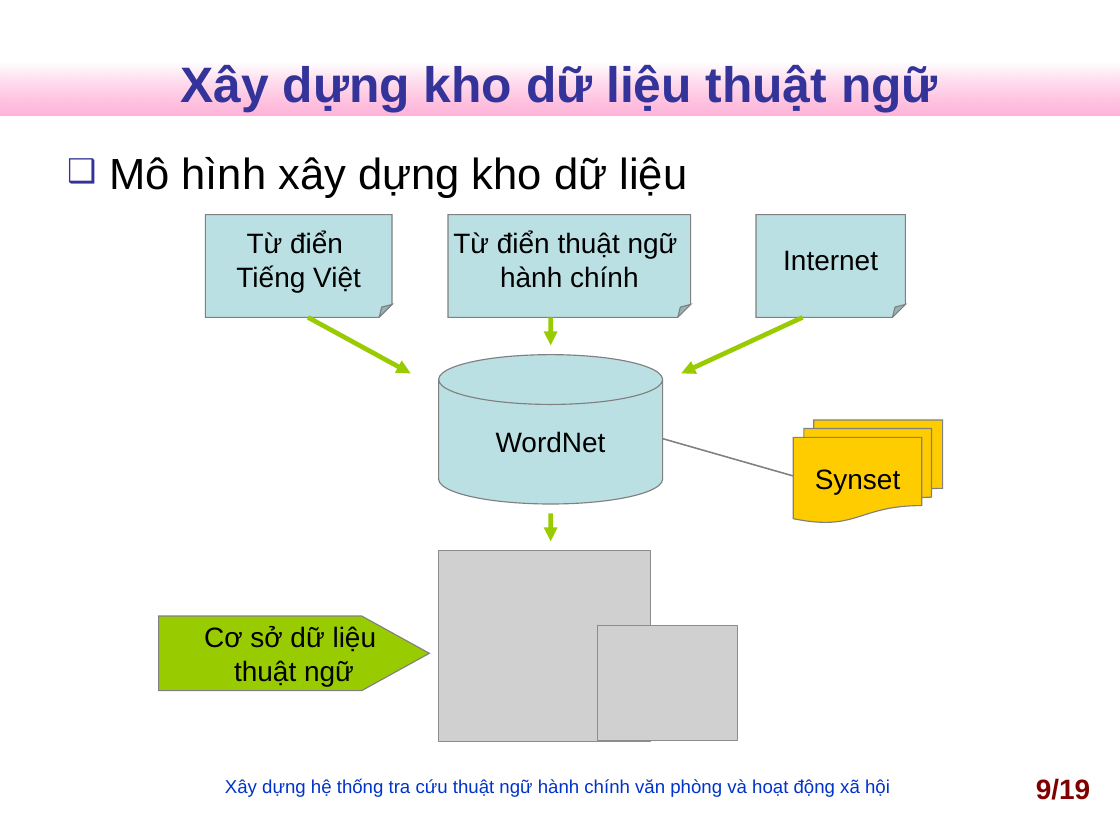
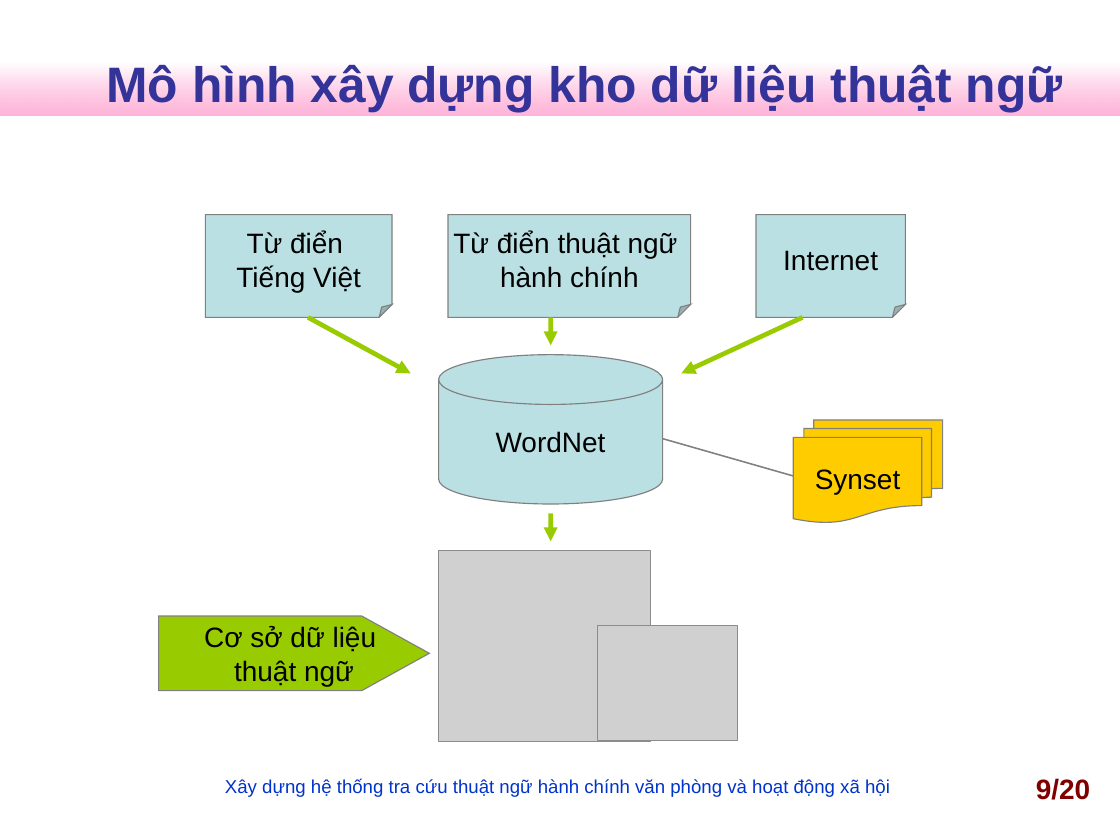
Before and after one commit to nguyentk90/tra-cuu-thuat-ngu-hanh-chinh, a slide deck: slide 9 of Documents/slideN2013.ppt. Drawn at 1120x840 pixels with LibreOffice and Linux fonts; fonts in the diff are those of the drawing; grey boxes stand for pictures; background and template pictures are left out. Boxes give left, top, right and bottom in pixels: in the first picture for what was removed or moved away, otherwise in the second. Text is boxed around its words. In the diff, an @@ line names an element or a change of style, - is before the commit and + after.

```diff
--- a/Documents/slideN2013.ppt
+++ b/Documents/slideN2013.ppt
@@ title at <box>106,62,1063,112</box>: text changed @@
-Xây dựng kho dữ liệu thuật ngữ
+Mô hình xây dựng kho dữ liệu thuật ngữ
@@ text removed at <box>109,157,688,198</box> @@
-❑ Mô hình xây dựng kho dữ liệu
@@ page number at <box>1036,778,1090,800</box>: text changed @@
-9/19
+9/20
```
Also in this commit, not shown: 12 other slides changed, 1 slide added, 2 other files.
